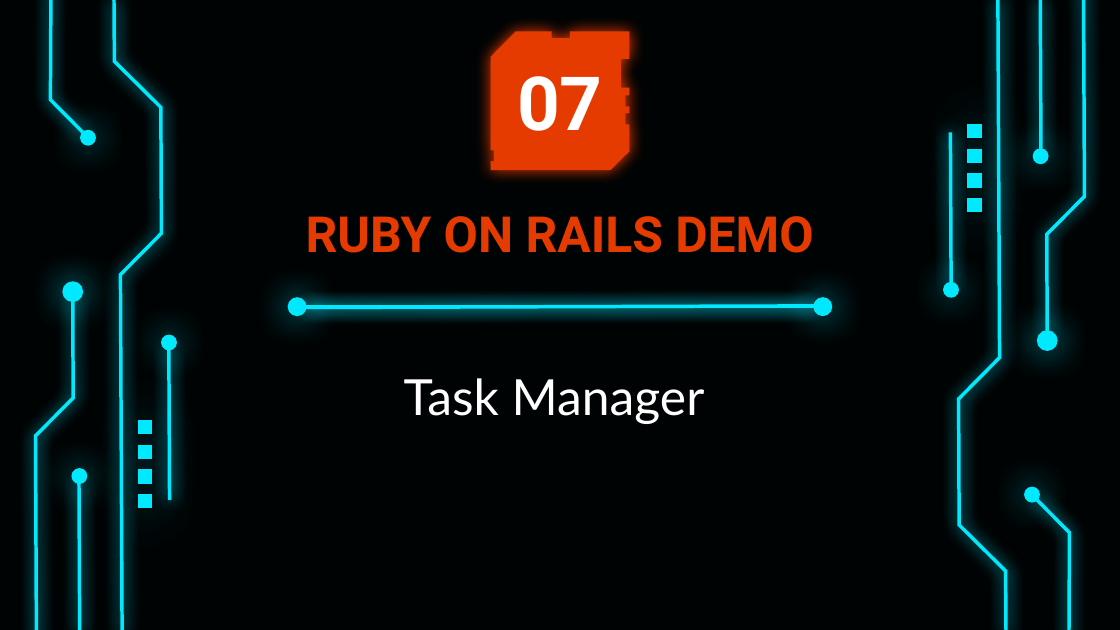
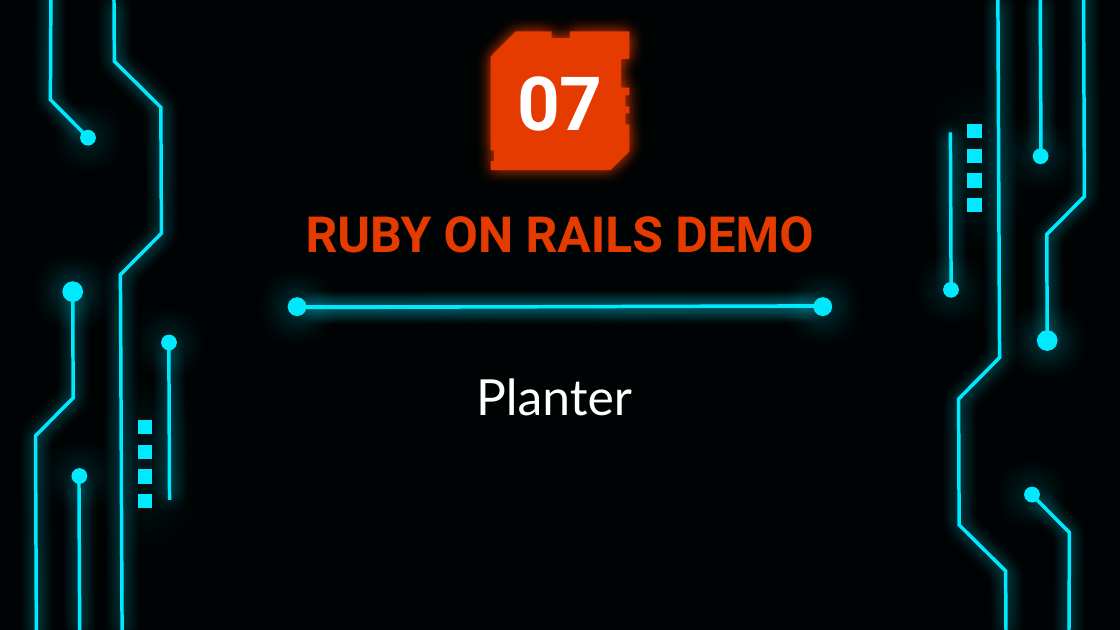
Before and after one commit to mpierce1988/RubyOnRailsPresentation, a slide deck: slide 38 of Presentation/Ruby on Rails.pptx (slide 37 before the commit). Drawn at 1120x630 pixels with LibreOffice and Linux fonts; fonts in the diff are those of the drawing. Boxes give left, top, right and bottom in pixels: in the first picture for what was removed or moved away, otherwise in the second. Text is boxed around its words. In the diff, an @@ line names an element or a change of style, - is before the commit and + after.

Commit message:
updated Presentation, added Instruction to Planter Demo

```diff
--- a/Presentation/Ruby on Rails.pptx
+++ b/Presentation/Ruby on Rails.pptx
@@ subtitle at (476,378,632,416): text changed @@
-Task Manager
+Planter
```
Also in this commit, not shown: 1 slide added, 1 other file.
